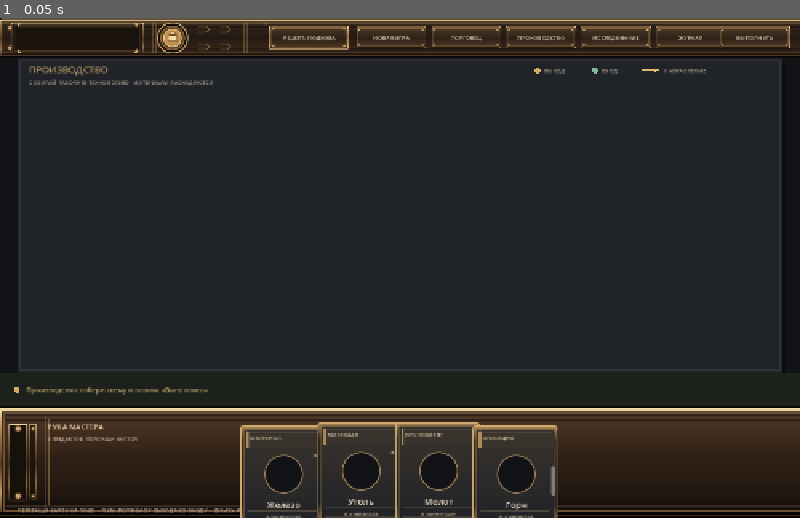
Above: before the commit, frame 1.
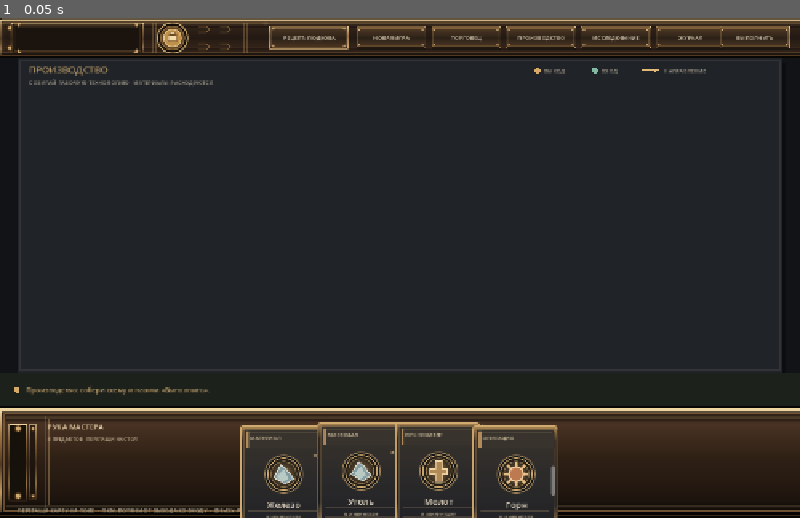
Above: after the commit, the same moment.

Repository: Blyaprint/new-1-bit-kuznya
Game: Godot game, scene res://scenes/board_prototype.tscn
Two runs of this game, one before a commit and one after it. Both use one fixed random seed, a clock stepped at 60 frames per second and the inputs below.
Inputs:
- Up to frame 1 (0.05 s): no input

The runs differ from the first frame. In frame 1, 0.8% of the frame differs, in the area x 33-67%, y 87-95%.

Commit message:
Connect category emblem textures to reusable card scene

Diff:
--- a/scripts/ui/card_view.gd
+++ b/scripts/ui/card_view.gd
@@ -1,5 +1,6 @@
 extends Control
 @onready var category_label: Label = $Category
+@onready var emblem: TextureRect = $Emblem
 @onready var title_label: Label = $ItemName
 @onready var quantity_label: Label = $Quantity
 @onready var state_label: Label = $State
@@ -7,6 +8,13 @@
 
 func set_card_data(data: Dictionary, on_board: bool) -> void:
 	category_label.text = str(data.get("category", ""))
+	var emblem_file := "emblem_material.svg"
+	match str(data.get("category", "")):
+		"ИНСТРУМЕНТ": emblem_file = "emblem_tool.svg"
+		"ОПЕРАЦИЯ": emblem_file = "emblem_operation.svg"
+		"ОБЪЕКТ": emblem_file = "emblem_object.svg"
+		"ИЗДЕЛИЕ": emblem_file = "emblem_product.svg"
+	emblem.texture = load("res://assets/ui/" + emblem_file)
 	title_label.text = str(data.get("title", ""))
 	var quantity := int(data.get("quantity", 1))
 	quantity_label.text = "×%d" % quantity if quantity > 1 else ""
